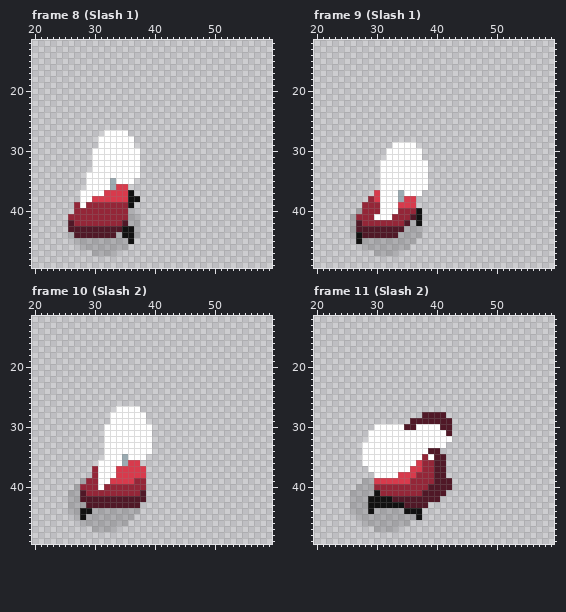
Pixel-art file -- 마왕님은 공사중 스프라이트/주인공 스프라이트/Elf Back Side.aseprite. The picture above was drawn from the file before the commit.
64x64 pixels, 51 frames. Colours within 5 levels of each other are drawn and written as one. Shown: frame 8 (Slash 1): x 20..59, y 12..49; frame 9 (Slash 1): x 20..59, y 12..49; frame 10 (Slash 2): x 20..59, y 12..49; frame 11 (Slash 2): x 20..59, y 12..49. The commit also changed other frames, which this record leaves out.
New version:
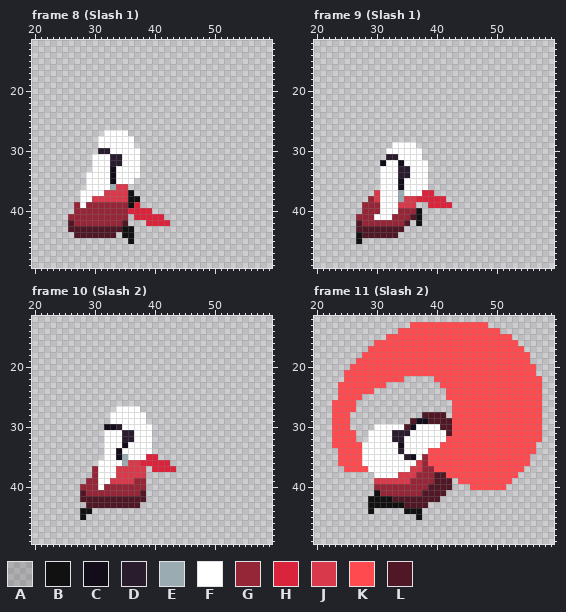
Palette (. is transparent): A #00000026  B #111111  C #120d18  D #291c2d  E #9babb2  F #ffffff  G #942638  H #d9243c  J #d83a4c  K #ff4a50  L #501827
From old to new:
layer "Layer 1" now hidden
layer "Layer 3" now shown
Frame 8 (Slash 1):
Colour E gives way to colour C in row 35 at x 33.
Colour F gives way to colour C in rows 33 to 34 at x 33.
Colour F gives way to colour D in row 30 at x 31 to 32; in rows 31 to 32 at x 33 to 34.
The edit adds colour H in row 39 at x 37; in row 40 at x 37 to 39; in row 41 at x 38 to 41; in row 42 at x 39 to 42.
Colour A gives way to colour H in row 40 at x 36; in row 41 at x 37.
Colour A is removed in row 41 at x 36; in row 42 at x 36 to 37; in row 43 at x 37; in row 44 at x 26, 34 and 37; in row 45 at x 27 to 35; in row 46 at x 28 to 35.
Colour A is removed in row 47 at x 30 to 33.
Colour F is removed in row 30 at x 30.
Frame 9 (Slash 1):
Colour F gives way to colour C in row 32 at x 31 and 34; in rows 35 to 36 at x 34.
Colour F gives way to colour D in row 31 at x 32 to 33; in rows 33 to 34 at x 34 to 35.
The edit adds colour H in row 37 at x 38 to 39; in row 38 at x 37 to 41; in row 39 at x 39 to 42.
Colour A is removed in row 40 at x 27; in row 41 at x 26; in row 42 at x 26 and 36; in row 43 at x 26 and 35 to 37; in row 44 at x 26 and 34 to 37; in row 45 at x 28 to 36.
Colour A is removed in row 46 at x 28 to 35; in row 47 at x 30 to 33.
Frame 10 (Slash 2):
Colour F gives way to colour C in row 30 at x 32 to 33; in row 33 at x 35; in rows 34 to 35 at x 34.
Colour F gives way to colour D in row 30 at x 34; in rows 31 to 32 at x 35 to 36.
The edit adds colour H in row 35 at x 39 to 40; in row 36 at x 38 to 42; in row 37 at x 40 to 43.
Colour A is removed in row 39 at x 28; in row 40 at x 27; in rows 41 to 42 at x 26 to 27; in row 43 at x 26 to 28; in row 44 at x 26 to 27 and 30 to 37; in row 45 at x 27 and 29 to 36.
Colour A is removed in row 46 at x 28 to 35; in row 47 at x 30 to 33.
Frame 11 (Slash 2):
Colour F gives way to colour C in row 33 at x 34; in row 35 at x 36.
Colour L gives way to colour C in row 29 at x 37 to 38; in row 30 at x 36.
Colour F gives way to colour D in row 31 at x 33 to 35; in row 32 at x 33 to 34; in row 34 at x 34; in row 35 at x 35.
The edit adds colour K in row 13 at x 36 to 48; in row 14 at x 34 to 50; in row 15 at x 32 to 52; in row 16 at x 30 to 53; in row 17 at x 29 to 54; in row 18 at x 28 to 55.
The edit adds colour K in row 19 at x 27 to 55; in row 20 at x 26 to 56; in row 21 at x 25 to 56; in row 22 at x 25 to 34 and 40 to 57; in row 23 at x 24 to 31 and 41 to 57; in row 24 at x 24 to 29 and 42 to 57.
The edit adds colour K in row 25 at x 24 to 27 and 42 to 57; in rows 26 to 27 at x 23 to 26 and 43 to 57; in rows 28 to 30 at x 23 to 25 and 43 to 57; in rows 31 to 32 at x 23 to 26 and 43 to 57; in row 33 at x 23 to 27 and 42 to 56; in row 34 at x 24 to 27 and 41 to 56.
The edit adds colour K in rows 35 to 36 at x 24 to 27 and 42 to 55; in row 37 at x 25 to 28 and 42 to 54; in row 38 at x 42 to 53; in row 39 at x 44 to 52; in row 40 at x 46 to 51.
Colour F gives way to colour K in row 32 at x 42; in row 33 at x 41; in row 35 at x 39.
Colour G gives way to colour K in row 36 at x 39.
Colour L gives way to colour K in row 34 at x 39 to 40; in rows 35 to 37 at x 40 to 41.
Colour A is removed in row 39 at x 28 to 29; in row 40 at x 27 to 29; in row 41 at x 26 to 29; in rows 42 to 43 at x 26 to 28; in row 44 at x 26 to 28 and 30 to 34; in row 45 at x 27 to 36.
Colour A is removed in row 46 at x 28 to 35; in row 47 at x 30 to 33.
Pixel boxes of the changes (left, top, right, bottom) in both pictures:
changed: (92, 148, 122, 184)
changed: (68, 202, 170, 256)
changed: (350, 154, 452, 256)
changed: (104, 424, 176, 472)
erased: (68, 478, 140, 532)
changed: (332, 322, 542, 532)
